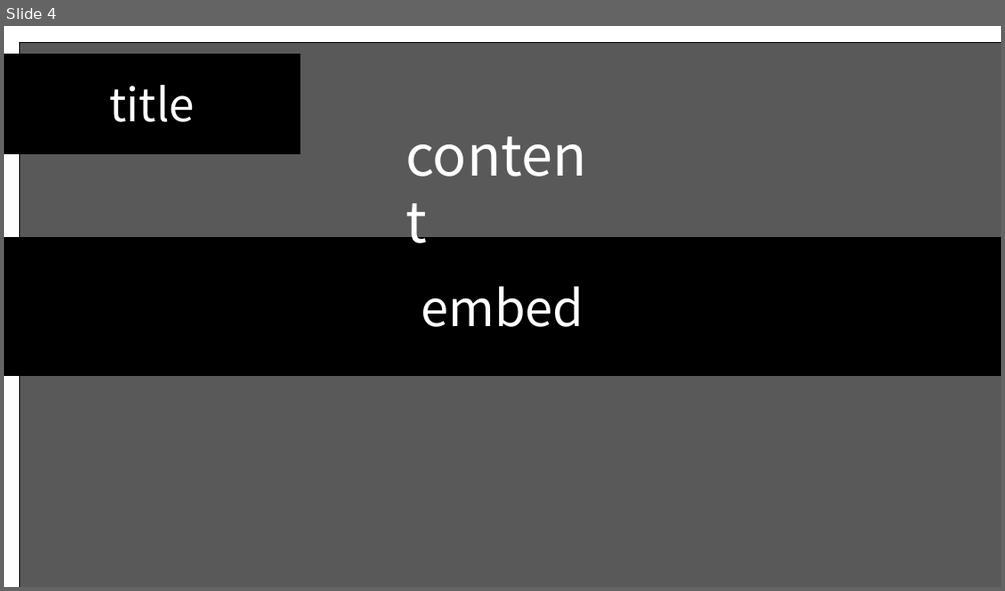
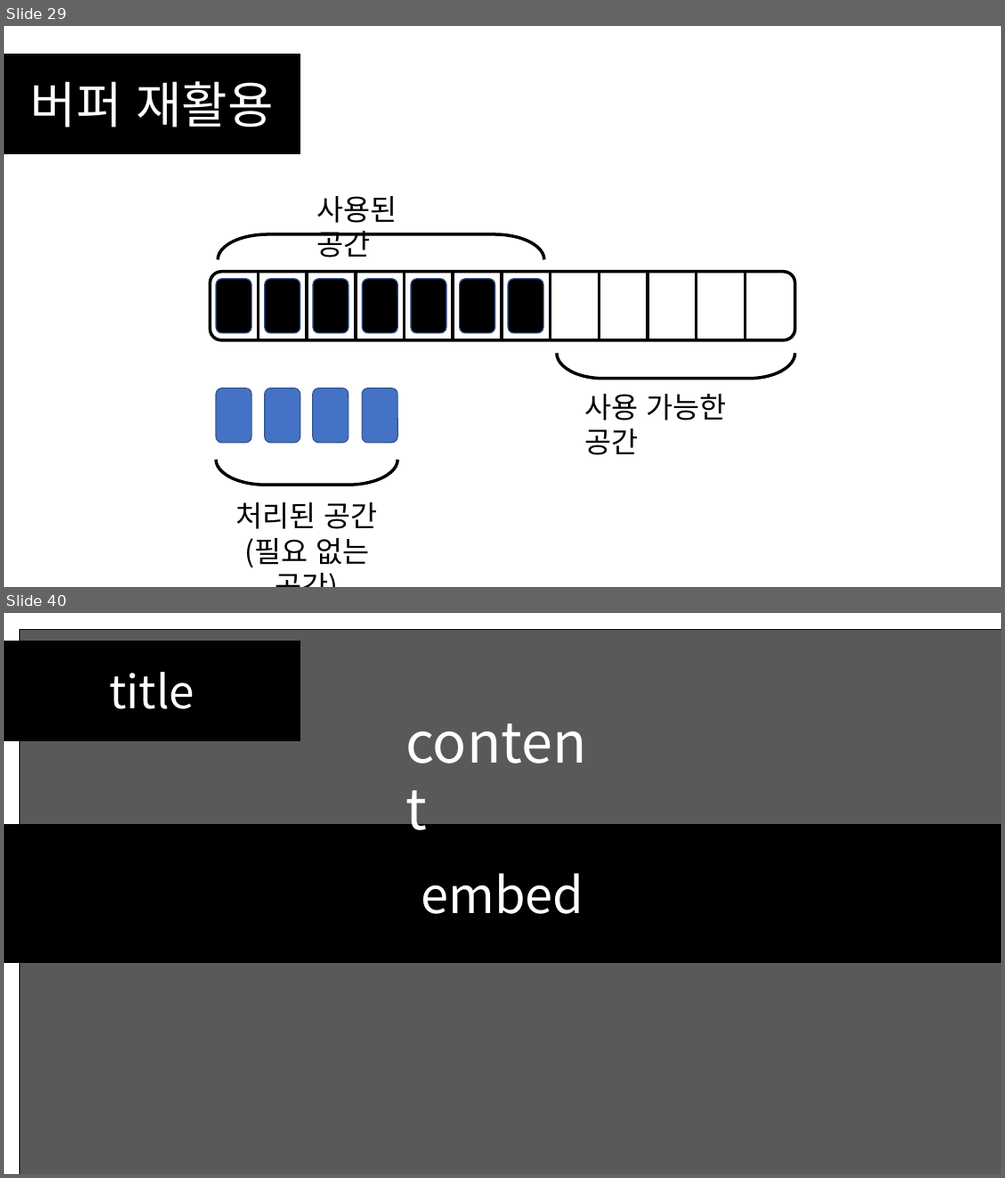
Before and after one commit to SEH00N/SDLU, a slide deck: ServerLecture/PT/6강 멀티스레드 서버 제작.pptx. Shown one above the other, each under a label of ours: slide 4 before the commit, slides 29 and 40 after it; the slides between them are not shown. The pictures are 1005x591 and 1005x1178 pixels, drawn with LibreOffice and Linux fonts; fonts in the diff are those of the drawing. Boxes give left, top, right and bottom in pixels: in the first picture for what was removed or moved away, otherwise in the second. Text is boxed around its words. In the diff, an @@ line names an element or a change of style, - is before the commit and + after.

```diff
--- a/ServerLecture/PT/6강 멀티스레드 서버 제작.pptx
+++ b/ServerLecture/PT/6강 멀티스레드 서버 제작.pptx
@@ slide 29 added at (4,26,1001,587), background #FFFFFF @@
@@ rectangle added at (4,54,300,154), fill #000000, outline #000000 1 pt, 48 pt, text #FFFFFF @@
+버퍼 재활용
@@ text added at (317,196,397,257), 28 pt, text #000000 @@
+사용된 공간
@@ left bracket added at (218,234,544,260), outline #000000 3 pt @@
@@ rounded rectangle added at (216,279,251,333), fill #000000, outline #325491 1 pt @@
@@ rounded rectangle added at (265,279,301,333), fill #000000, outline #325491 1 pt @@
@@ rounded rectangle added at (313,279,348,333), fill #000000, outline #325491 1 pt @@
@@ rounded rectangle added at (362,279,398,333), fill #000000, outline #325491 1 pt @@
@@ rounded rectangle added at (411,279,446,333), fill #000000, outline #325491 1 pt @@
@@ rounded rectangle added at (460,279,495,333), fill #000000, outline #325491 1 pt @@
@@ rounded rectangle added at (508,279,544,333), fill #000000, outline #325491 1 pt @@
@@ group added at (210,272,794,340): 11 lines, 1 rounded rectangle @@
@@ left bracket added at (557,354,795,378), outline #000000 3 pt @@
@@ text added at (584,394,726,455), 28 pt, text #000000 @@
+사용 가능한 공간
@@ group added at (216,388,398,567): 4 rounded rectangles, 1 left bracket, 1 text @@
+처리된 공간
+(필요 없는 공간)
@@ what was slide 4 is now slide 40 @@
```
Also in this commit, not shown: 37 other slides added, 2 slides removed, 1 other file.
